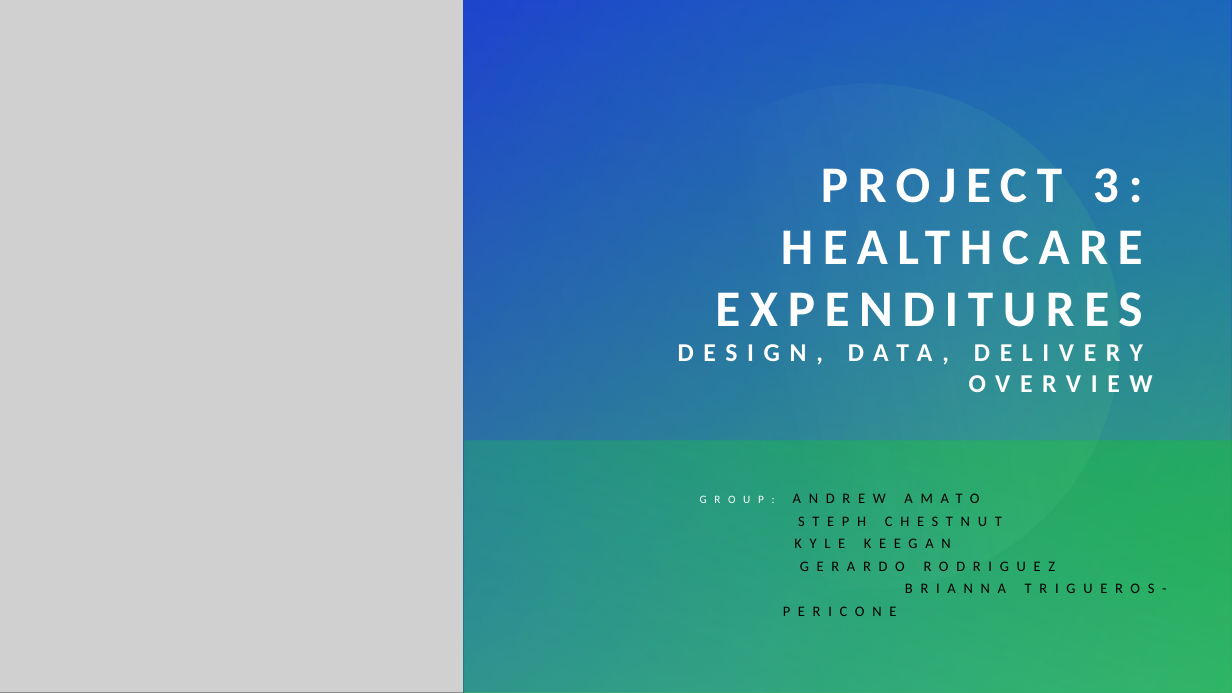
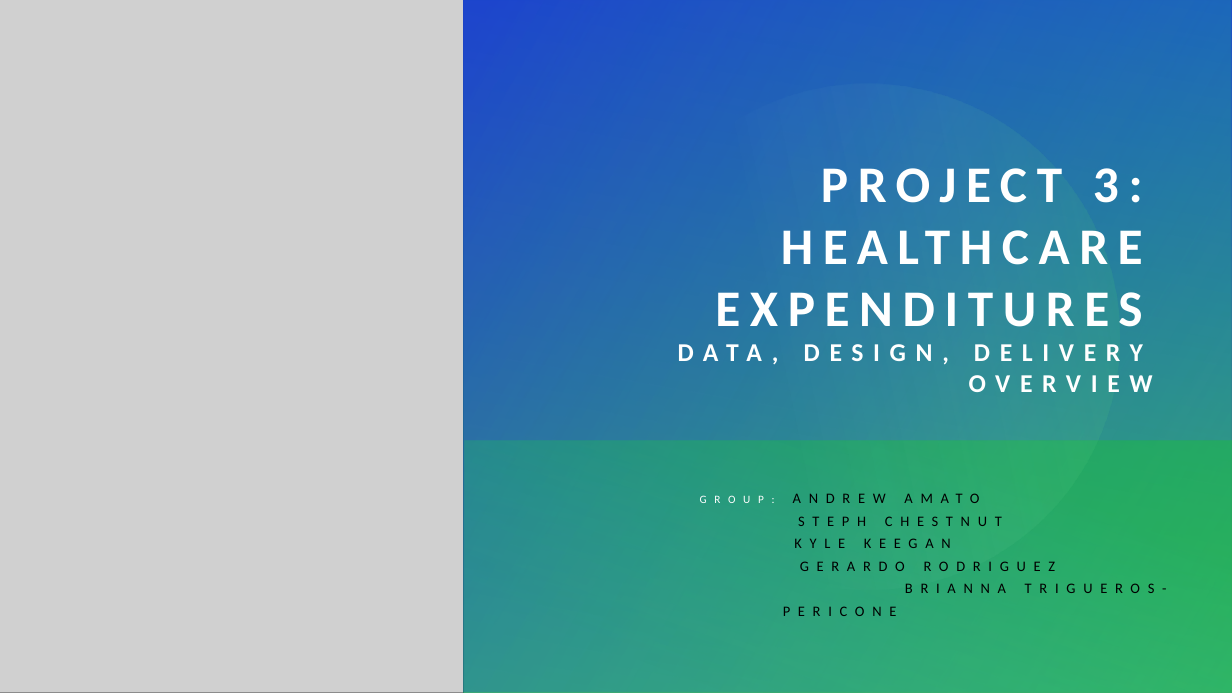
Before and after one commit to MyJineng/Healthcare-ETL, a slide deck: slide 1 of Background Information/Health_Expenditures.pptx. Drawn at 1232x693 pixels with LibreOffice and Linux fonts; fonts in the diff are those of the drawing; grey boxes stand for pictures. Boxes give left, top, right and bottom in pixels: in the first picture for what was removed or moved away, otherwise in the second. Text is boxed around its words. In the diff, an @@ line names an element or a change of style, - is before the commit and + after.

```diff
--- a/Background Information/Health_Expenditures.pptx
+++ b/Background Information/Health_Expenditures.pptx
@@ title at [678,168,1153,392]: text changed @@
-PROJECT 3: HEALTHCARE EXPENDITURES
-DESIGN, DATA, DELIVERY OVERVIEW
+PROJECT 3: HEALTHCARE EXPENDITURES
+DATA, DESIGN, DELIVERY OVERVIEW
```
Also in this commit, not shown: 2 other slides changed, 3 other files.
